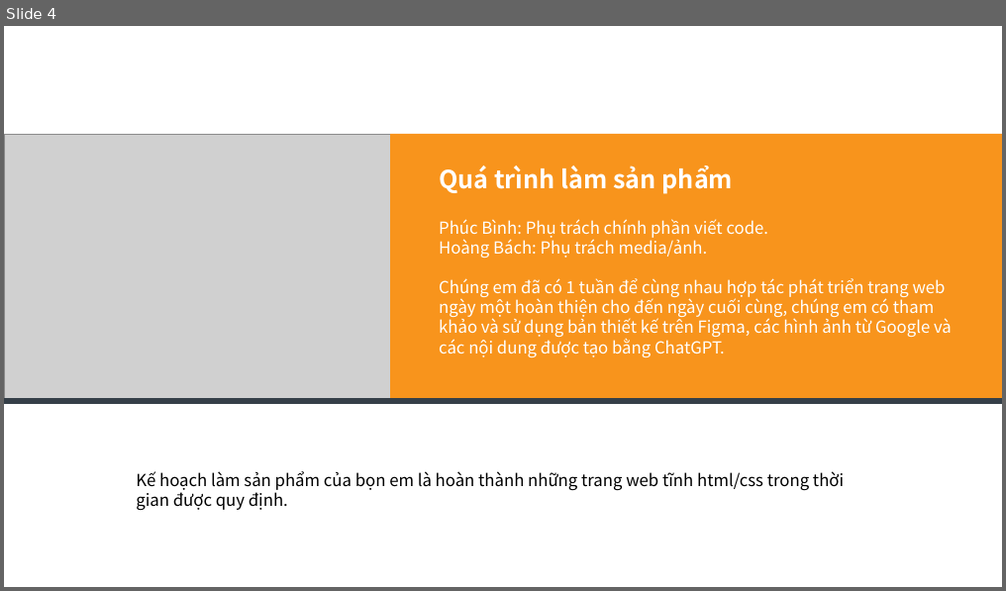
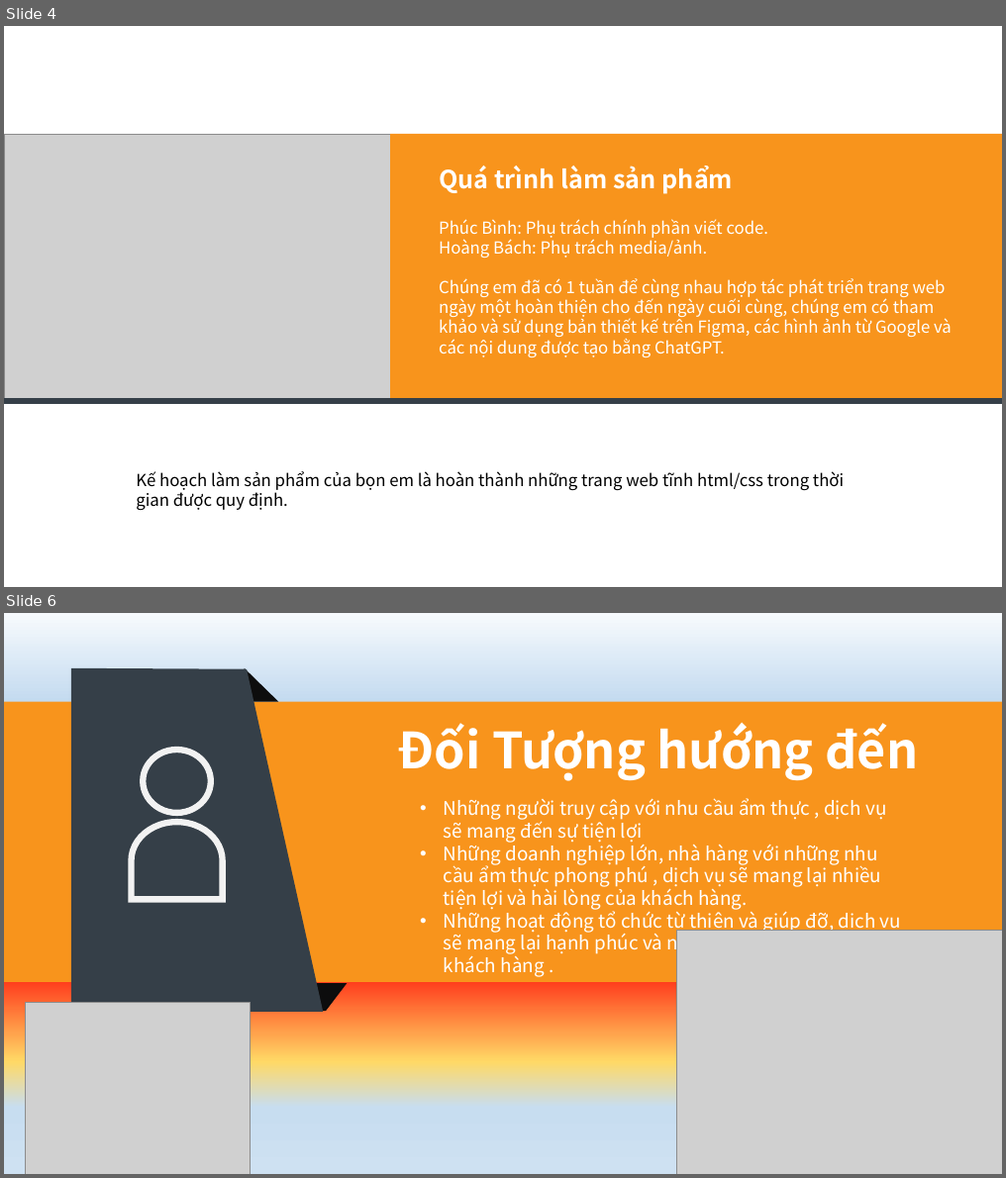
Before and after one commit to phucbinh1609/FoodEats, a slide deck: Slide_Code4Fun_TruongPhucBinh_FoodEats.pptx. Shown one above the other, each under a label of ours: slide 4 before the commit, slides 4 and 6 after it; the slides between them are not shown. The pictures are 1006x591 and 1006x1178 pixels, drawn with LibreOffice and Linux fonts; fonts in the diff are those of the drawing; grey boxes stand for pictures. Boxes give left, top, right and bottom in pixels: in the first picture for what was removed or moved away, otherwise in the second. Text is boxed around its words. In the diff, an @@ line names an element or a change of style, - is before the commit and + after.

```diff
--- a/Slide_Code4Fun_TruongPhucBinh_FoodEats.pptx
+++ b/Slide_Code4Fun_TruongPhucBinh_FoodEats.pptx
@@ slide 6 added at [4, 613, 1002, 1174], background gradient #F7FAFD to #B5D2EC to #FF0000 to #FFD966 to #C7DDF0 to #CEE1F2 @@
@@ freeform shape added at [71, 668, 323, 1012], fill #353F48 @@
@@ right triangle added at [245, 668, 279, 702], fill #0D0D0D @@
@@ rectangle added at [4, 702, 1002, 983], fill #F8941C @@
@@ text added at [398, 722, 918, 781], 48 pt, text #FFFFFF, bold @@
+Đối Tượng hướng đến
@@ ellipse added at [144, 750, 211, 814], outline #F2F2F2 6 pt @@
@@ text added at [444, 798, 901, 977], 18 pt, text #FFFFFF @@
+• Những người truy cập với nhu cầu ẩm thực , dịch vụ sẽ mang đến sự tiện lợi
+• Những doanh nghiệp lớn, nhà hàng với những nhu cầu ẩm thực phong phú , dịch vụ sẽ mang lại nhiều tiện lợi và hài lòng của khách hàng.
+• Những hoạt động tổ chức từ thiện và giúp đỡ, dịch vụ sẽ mang lại hạnh phúc và nhu cầu thiết yếu cho khách hàng .
@@ flow chart delay added at [132, 822, 223, 900], outline #F2F2F2 6 pt @@
@@ picture added at [677, 931, 1002, 1174] @@
@@ freeform shape added at [314, 984, 348, 1012], fill #0D0D0D @@
@@ picture added at [25, 1003, 251, 1174] @@
```
Also in this commit, not shown: 4 slides changed, 1 other file.
